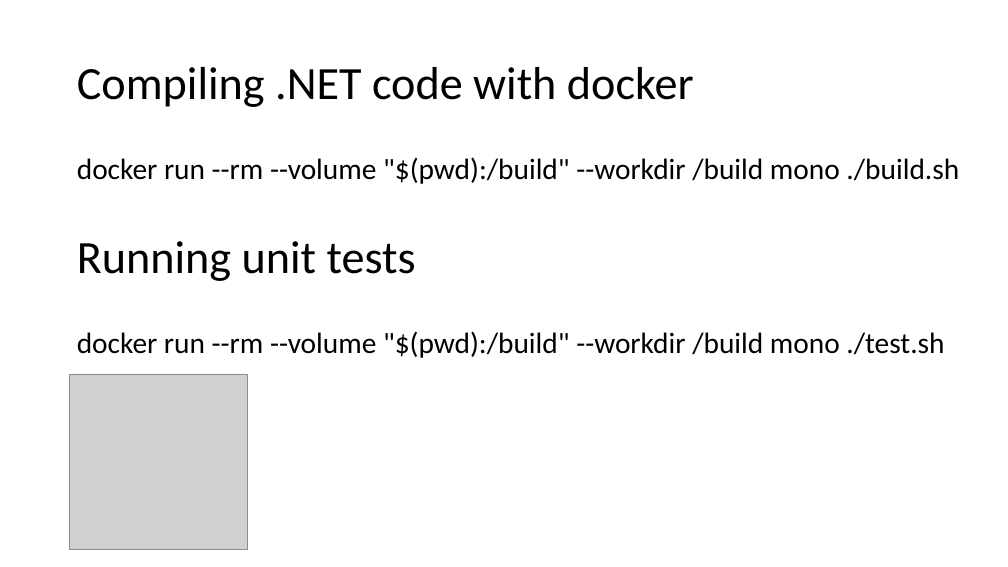
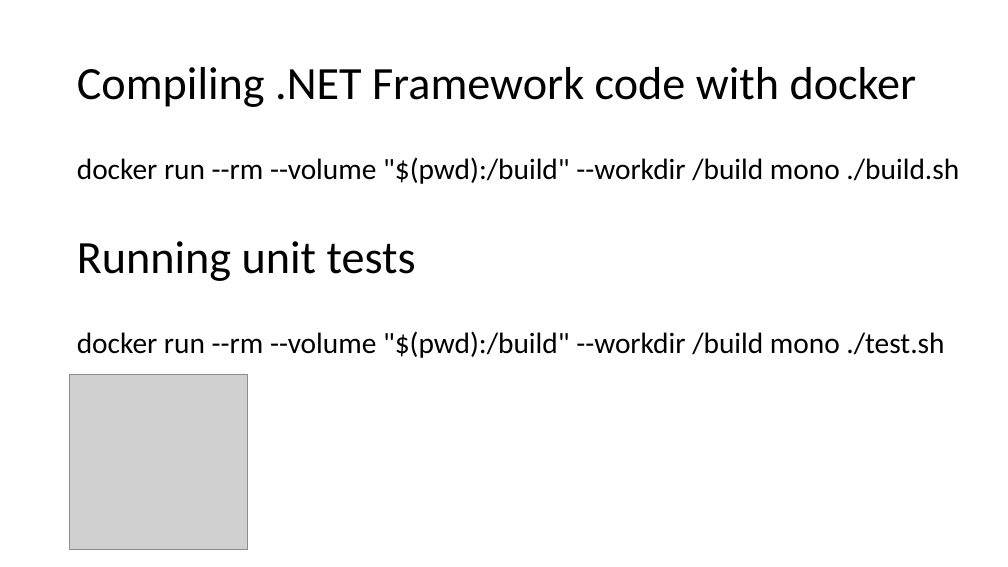
Before and after one commit to pavlosmcg/docker101, a slide deck: slide 20 of Docker 101.pptx (slide 19 before the commit). Drawn at 1008x567 pixels with LibreOffice and Linux fonts; fonts in the diff are those of the drawing; grey boxes stand for pictures. Boxes give left, top, right and bottom in pixels: in the first picture for what was removed or moved away, otherwise in the second. Text is boxed around its words. In the diff, an @@ line names an element or a change of style, - is before the commit and + after.

```diff
--- a/Docker 101.pptx
+++ b/Docker 101.pptx
@@ title at (77, 67, 917, 107): text changed @@
-Compiling .NET code with docker
+Compiling .NET Framework code with docker
```
Also in this commit, not shown: 20 other slides changed, 1 slide added.
